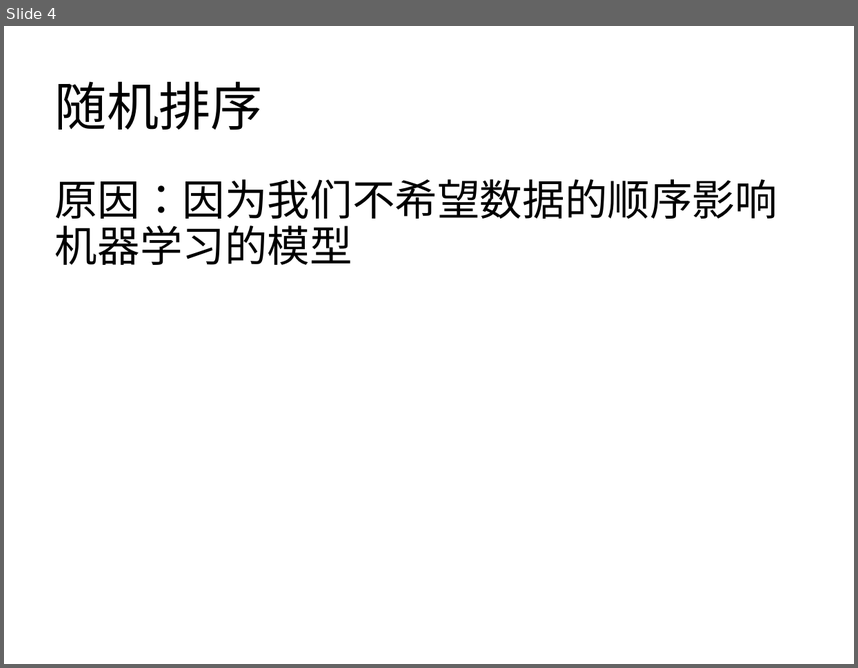
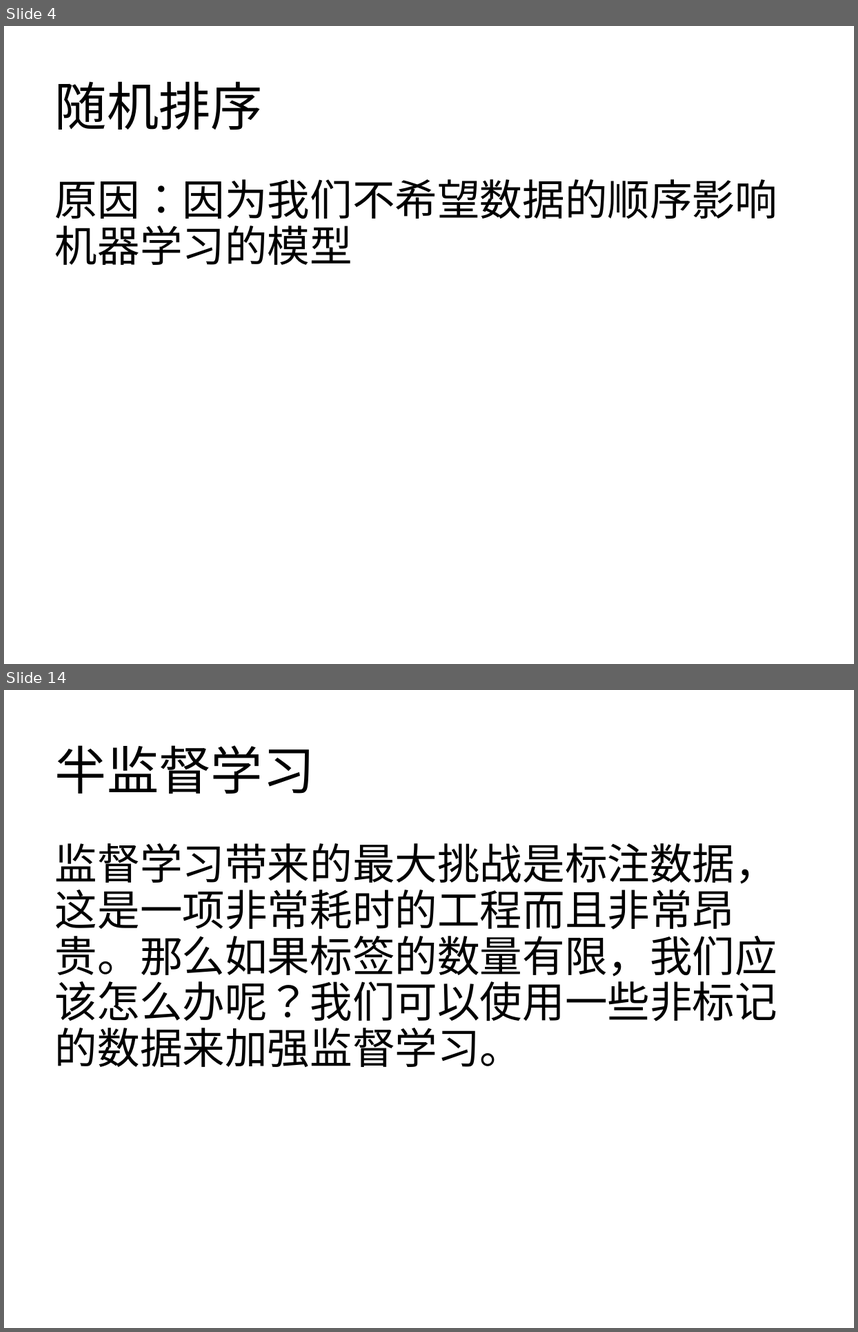
Before and after one commit to zznan0o0/Machine-Learning-materilas, a slide deck: 机器学习.pptx. Shown one above the other, each under a label of ours: slide 4 before the commit, slides 4 and 14 after it; the slides between them are not shown. The pictures are 858x668 and 858x1332 pixels, drawn with LibreOffice and Linux fonts; fonts in the diff are those of the drawing. Boxes give left, top, right and bottom in pixels: in the first picture for what was removed or moved away, otherwise in the second. Text is boxed around its words. In the diff, an @@ line names an element or a change of style, - is before the commit and + after.

```diff
--- a/机器学习.pptx
+++ b/机器学习.pptx
@@ slide 14 added at [4,690,854,1328], background #FFFFFF @@
@@ title added at [55,745,314,793], 44 pt, text #000000 @@
+半监督学习
@@ text added at [55,843,777,1067], 36 pt, text #000000 @@
+监督学习带来的最大挑战是标注数据，这是一项非常耗时的工程而且非常昂贵。那么如果标签的数量有限，我们应该怎么办呢？我们可以使用一些非标记的数据来加强监督学习。
```
Also in this commit, not shown: 1 slide changed, 16 other slides added.
